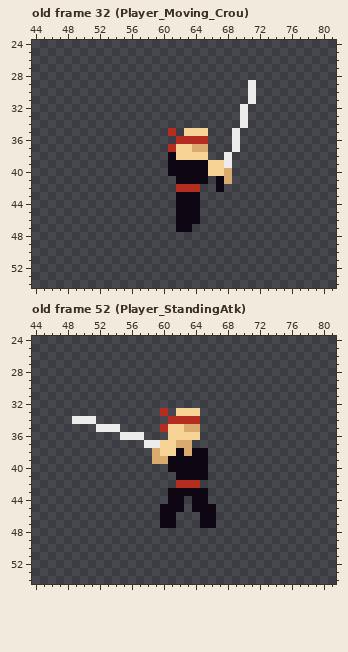
Two states of a pixel-art file, Assets/Player/T_Player.aseprite. This is how it looked before the edit.
128x64 pixels, 90 frames. Shown: old frame 32 (Player_Moving_Crou): x 44..81, y 24..54; old frame 52 (Player_StandingAtk): x 44..81, y 24..54. The commit also changed other frames, which this record leaves out.
After:
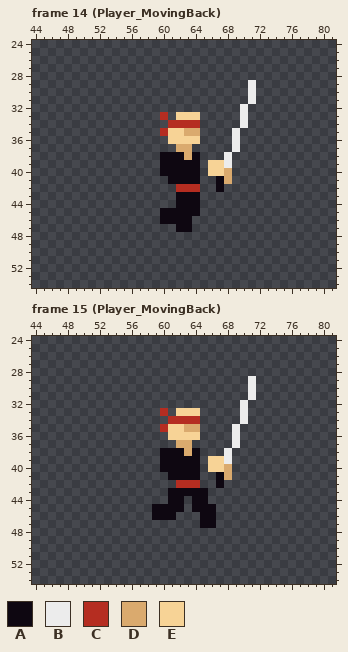
Palette (. is transparent): A #0e0711  B #ececec  C #b52d21  D #daaa6e  E #f7d396
A new or re-ordered frame is compared with the old frame closest to it.
Commit message: Player faces boss in duels
Changes in this commit:
frames 90 -> 94
Frame 14 (Player_MovingBack) is new; against old frame 32 (Player_Moving_Crou), layers "Head", "Legs", "Torso":
Colour A is added in rows 38 to 40 at x 60; in row 41 at x 61; in rows 45 to 46 at x 60 to 61.
Colour A replaces colour E in row 38 at x 62 and 64.
Colour C is added in row 33 at x 60; in row 34 at x 61 to 64; in row 35 at x 60.
Colour D replaces colour E in row 35 at x 63 to 64; in row 37 at x 62 to 63; in row 38 at x 63.
Colour E is added in row 33 at x 62 to 64; in row 35 at x 62; in row 36 at x 61.
Colour E replaces colour C in row 35 at x 61; in row 36 at x 62 to 64.
Colour A is removed in rows 39 to 41 at x 65; in row 46 at x 64.
Colour C is removed in row 36 at x 65; in row 37 at x 61.
Colour D is removed in row 37 at x 64 to 65.
Colour E is removed in row 35 at x 65; in row 38 at x 65.
Frame 15 (Player_MovingBack) is new; against old frame 52 (Player_StandingAtk), layers "Grip", "Legs", "Torso":
Colour A is added in row 40 at x 60; in row 41 at x 61 and 67; in row 42 at x 67; in rows 45 to 46 at x 59.
Colour A replaces colour D in row 39 at x 60.
Colour A replaces colour E in row 38 at x 60 to 61.
Colour B is added in rows 29 to 31 at x 71; in rows 32 to 34 at x 70; in rows 35 to 37 at x 69; in rows 38 to 39 at x 68.
Colour D is added in rows 40 to 41 at x 68.
Colour E is added in rows 39 to 40 at x 66 to 67.
Colour A is removed in rows 38 to 41 at x 65; in row 47 at x 60 to 61.
Colour B is removed in row 34 at x 49 to 51; in row 35 at x 52 to 54; in row 36 at x 55 to 57; in row 37 at x 58 to 59.
Colour D is removed in rows 38 to 39 at x 59.
Colour E is removed in row 37 at x 60 to 61.
Where, in picture pixels (left, top, right, bottom), the same in both pictures:
changed: (160, 112, 208, 184)
changed: (160, 208, 200, 224)
changed: (200, 376, 256, 488)
changed: (72, 416, 176, 480)
changed: (152, 504, 176, 528)
